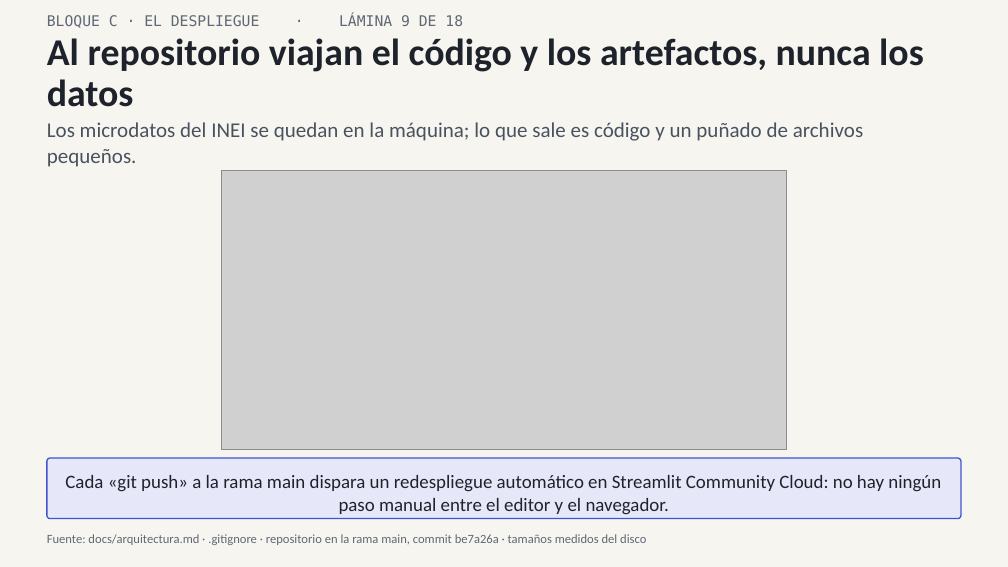
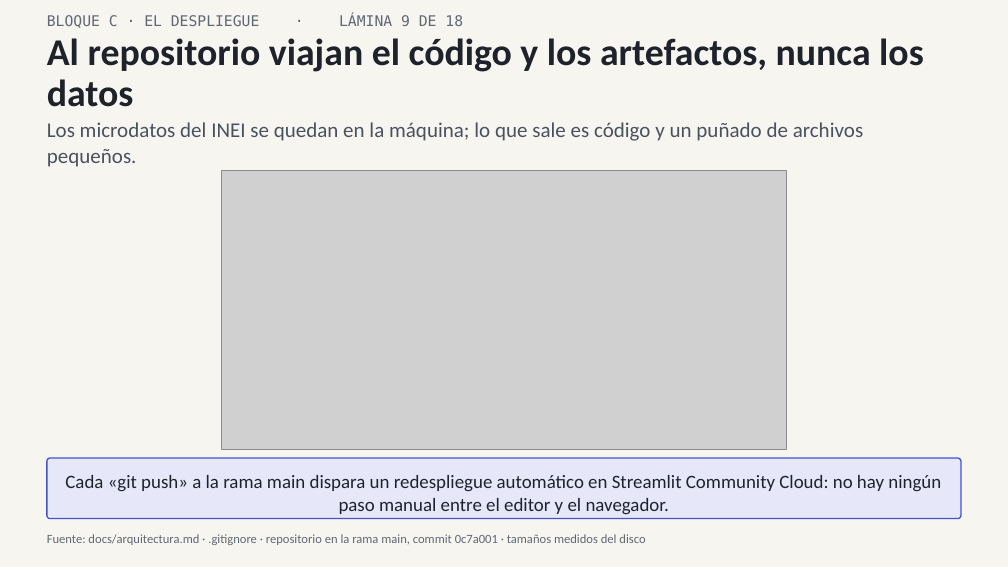
Before and after one commit to IchiSieben/enaho-ingresos-informalidad, a slide deck: slide 9 of docs/presentacion/ENAHO_exposicion.pptx. Drawn at 1008x567 pixels with LibreOffice and Linux fonts; fonts in the diff are those of the drawing; grey boxes stand for pictures. Boxes give left, top, right and bottom in pixels: in the first picture for what was removed or moved away, otherwise in the second. Text is boxed around its words. In the diff, an @@ line names an element or a change of style, - is before the commit and + after.

```diff
--- a/docs/presentacion/ENAHO_exposicion.pptx
+++ b/docs/presentacion/ENAHO_exposicion.pptx
@@ text at box(47, 534, 645, 545): text changed @@
-Fuente: docs/arquitectura.md · .gitignore · repositorio en la rama main, commit be7a26a · tamaños medidos del disco
+Fuente: docs/arquitectura.md · .gitignore · repositorio en la rama main, commit 0c7a001 · tamaños medidos del disco
```
Also in this commit, not shown: 1 other slide changed, 4 other files.
